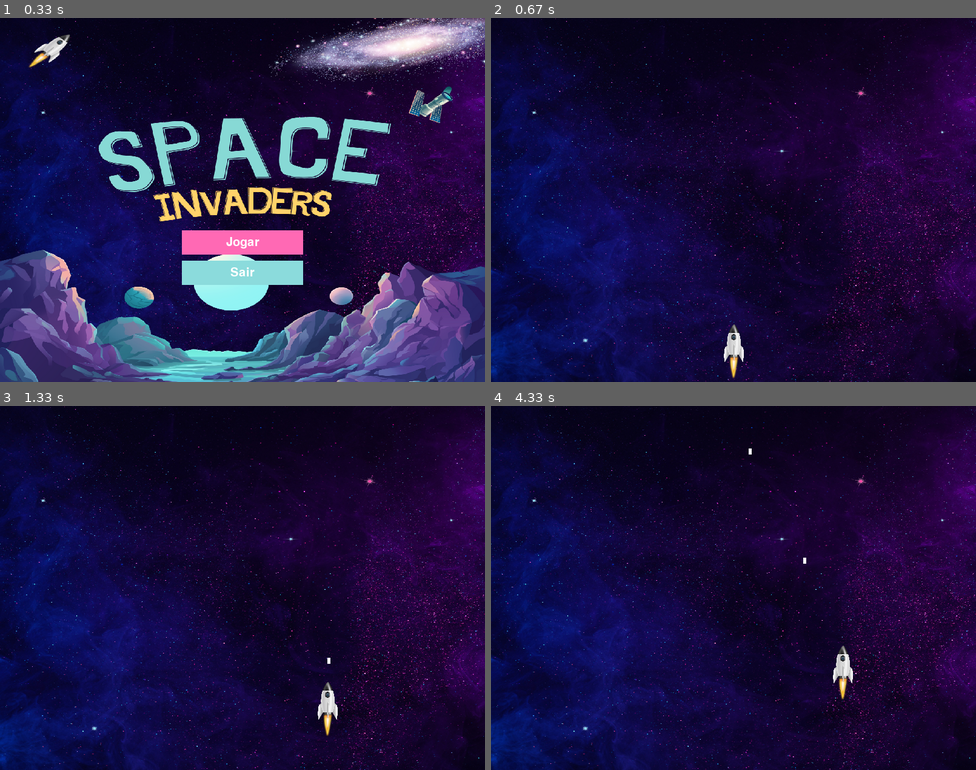
Above: before the commit, frames 1-4 (two rows, left to right).
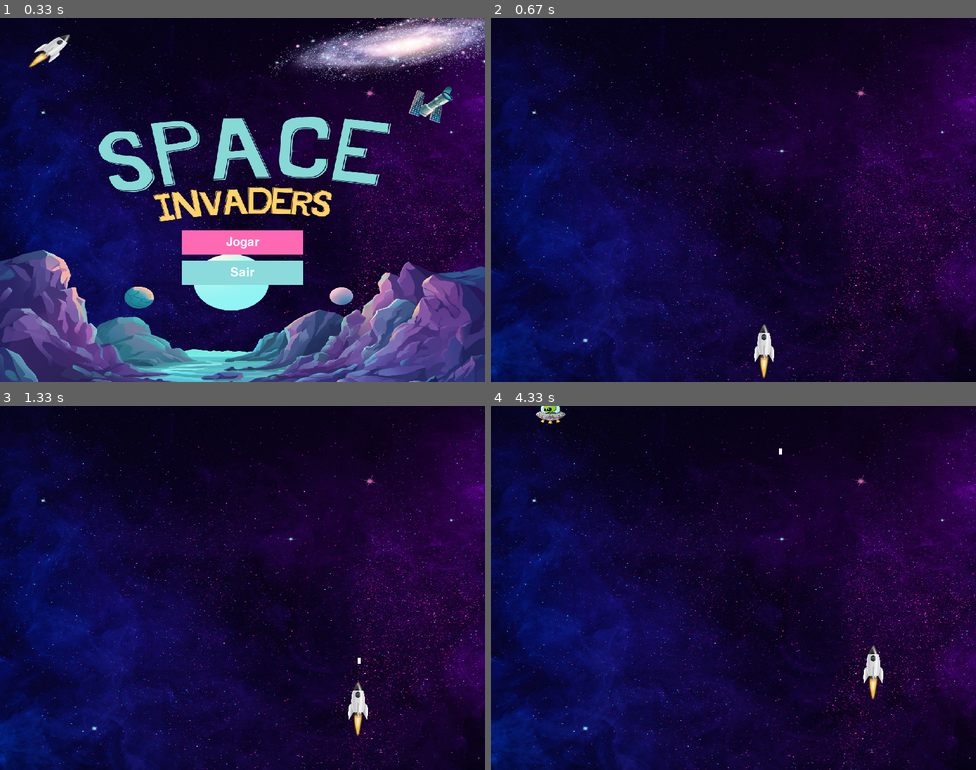
Above: after the commit, the same moments.

Repository: alanastaub/pygame
Game: pygame game, started from game.py
The game is run twice, just before and just after one commit, with the same random seed, the same clock (stepped at 60 frames per second) and the same inputs.
Inputs (mouse positions are in pixels of both pictures, inside the frame that each line leads up to):
- Up to frame 1 (0.33 s): no input
- Up to frame 2 (0.67 s): click "Jogar" at 0.38 s
- Up to frame 3 (1.33 s): hold Right 0.67-1.13 s; move the mouse to (223, 602) at 0.7 s; hold Up from 1.17 s (still down); tap Space at 1.23 s
- Up to frame 4 (4.33 s): release Up at 1.47 s; hold Right 1.5-1.97 s; tap Space at 1.57, 1.87, 2.07, 2.37, 2.63, 2.97, 3.27, 3.4, 3.8, 4.1 s; hold Left 2-2.53 s; hold Down 2.57-2.87 s; hold Left 2.9-3.3 s; hold Up 3.33-3.7 s; hold Right from 3.73 s (still down)

Frame 1 is identical in both runs. In frame 2, 0.7% of the frame differs, in the area x 48-59%, y 84-99%; in frame 3, 0.7%; in frame 4, 0.9%, in the area x 9-81%, y 0-81%.

Commit message:
Exibir inimigos de forma aleatoria
Signed-off-by: Alana Camily Staub <alanastaubcamily@gmail.com>

Diff:
--- /dev/null
+++ b/enemies.py
@@ -0,0 +1,18 @@
+import pygame
+import random
+
+def initialize_enemies(num_enemies, enemy_image, width, height):
+    enemies = []
+    for _ in range(num_enemies):
+        x = random.randint(0, width - enemy_image.get_width())
+        y = random.randint(-1500, -100)
+        enemies.append({"x": x, "y": y, "lives": 3, "image": enemy_image})
+    return enemies
+
+def draw_enemies(enemies, screen):
+    for enemy in enemies:
+        screen.blit(enemy["image"], (enemy["x"], enemy["y"]))
+
+def update_enemies(enemies, speed):
+    for enemy in enemies:
+        enemy["y"] += speed
--- a/game.py
+++ b/game.py
@@ -3,6 +3,7 @@
 import sound
 import settings
 import random
+from enemies import initialize_enemies, draw_enemies, update_enemies
 
 pygame.init()
 
@@ -17,6 +18,10 @@
 
 background_image = pygame.image.load(settings.Images.background_home)
 background_image = pygame.transform.scale(background_image, (WIDTH, HEIGHT))
+
+enemy_image = pygame.image.load(settings.Images.enemy)
+enemy_image = pygame.transform.scale(enemy_image, (50, 50))
+enemies = initialize_enemies(10, enemy_image, WIDTH, HEIGHT)
 
 def draw_button(text, x, y, width, height, color, hover_color, action=None):
     click_sound = pygame.mixer.Sound(settings.Sounds.click)
@@ -43,26 +48,19 @@
 
     rocket = pygame.image.load(settings.Images.rocket)
     rocket = pygame.transform.scale(rocket, (100, 100))
+    character_x, character_y = WIDTH // 2, HEIGHT - 100
+    character_speed = 5
+    bullets = []
+    last_shot = 0
+    shoot_delay = 500
 
-    character_x = WIDTH // 2 - 50
-    character_y = 500
-    character_speed = 5
-
-    # Lista para armazenar os tiros
-    bullets = []
-
-    # Temporizador para controlar a taxa de disparo
-    shoot_delay = 250  # Tempo em milissegundos entre os disparos
-    last_shot = pygame.time.get_ticks()
-
-    game_running = True
-    while game_running:
+    running = True
+    while running:
         for event in pygame.event.get():
             if event.type == pygame.QUIT:
-                game_running = False
+                running = False
 
         keys = pygame.key.get_pressed()
-
         if keys[pygame.K_LEFT] and character_x - character_speed >= 0:
             character_x -= character_speed
         if keys[pygame.K_RIGHT] and character_x + character_speed + 100 <= WIDTH:
@@ -71,7 +69,6 @@
             character_y -= character_speed
         if keys[pygame.K_DOWN] and character_y + character_speed + 100 <= HEIGHT:
             character_y += character_speed
-
 
         current_time = pygame.time.get_ticks()
         if keys[pygame.K_SPACE] and current_time - last_shot > shoot_delay:
@@ -86,8 +83,11 @@
 
         bullets = [bullet for bullet in bullets if bullet[1] > 0]
 
+        update_enemies(enemies, speed=1)
+
         screen.blit(new_background_image, (0, 0))
         screen.blit(rocket, (character_x, character_y))
+        draw_enemies(enemies, screen)
         for bullet in bullets:
             pygame.draw.rect(screen, settings.Colors.WHITE, (bullet[0], bullet[1], 5, 10))
         pygame.display.flip()
